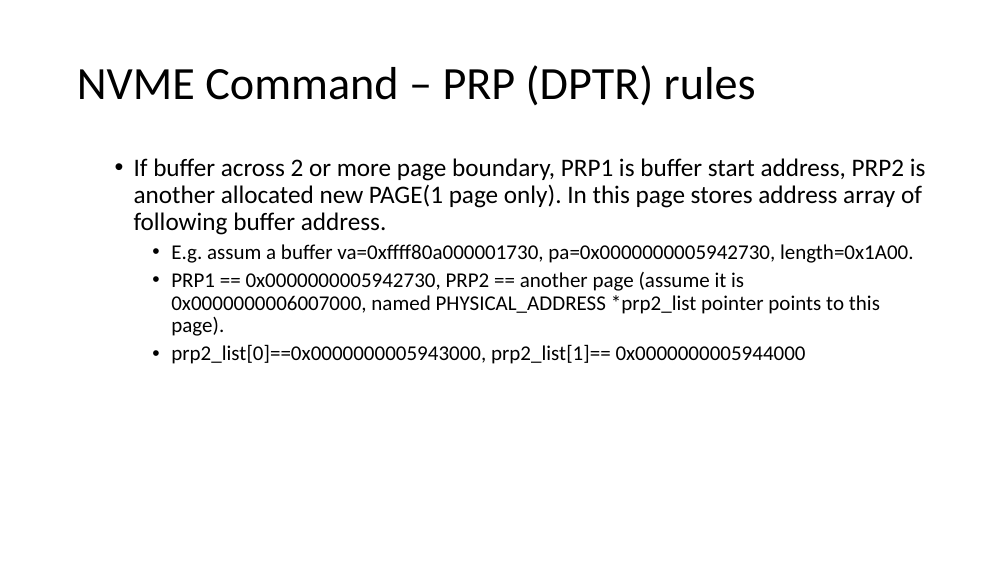
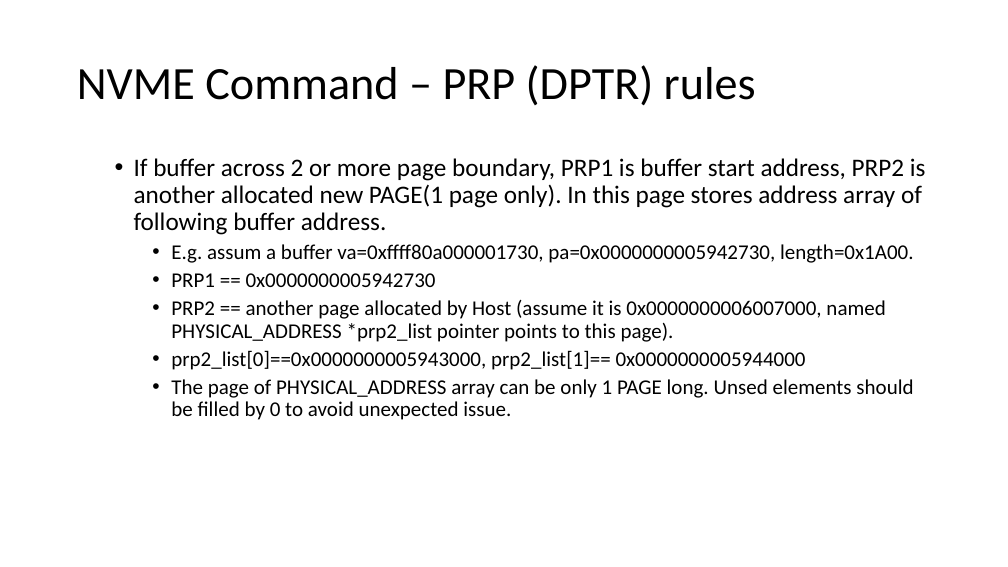
Before and after one commit to smokingpc/glendronach, a slide deck: slide 46 of doc/SPCNVMe_Introduction_and_Design.pptx (slide 40 before the commit). Drawn at 1008x567 pixels with LibreOffice and Linux fonts; fonts in the diff are those of the drawing. Boxes give left, top, right and bottom in pixels: in the first picture for what was removed or moved away, otherwise in the second. Text is boxed around its words. In the diff, an @@ line names an element or a change of style, - is before the commit and + after.

```diff
--- a/doc/SPCNVMe_Introduction_and_Design.pptx
+++ b/doc/SPCNVMe_Introduction_and_Design.pptx
@@ text at (171,273,885,342): text changed @@
-    • PRP1 == 0x0000000005942730, PRP2 == another page (assume it is 0x0000000006007000, named PHYSICAL_ADDRESS *prp2_list pointer points to this page).
+    • PRP1 == 0x0000000005942730
+    • PRP2 == another page allocated by Host (assume it is 0x0000000006007000, named PHYSICAL_ADDRESS *prp2_list pointer points to this page).
@@ text at (171,379,913,420): paragraph added @@
+    • The page of PHYSICAL_ADDRESS array can be only 1 PAGE long. Unsed elements should be filled by 0 to avoid unexpected issue.
```
Also in this commit, not shown: 15 other slides changed, 15 slides added, 8 slides removed.
